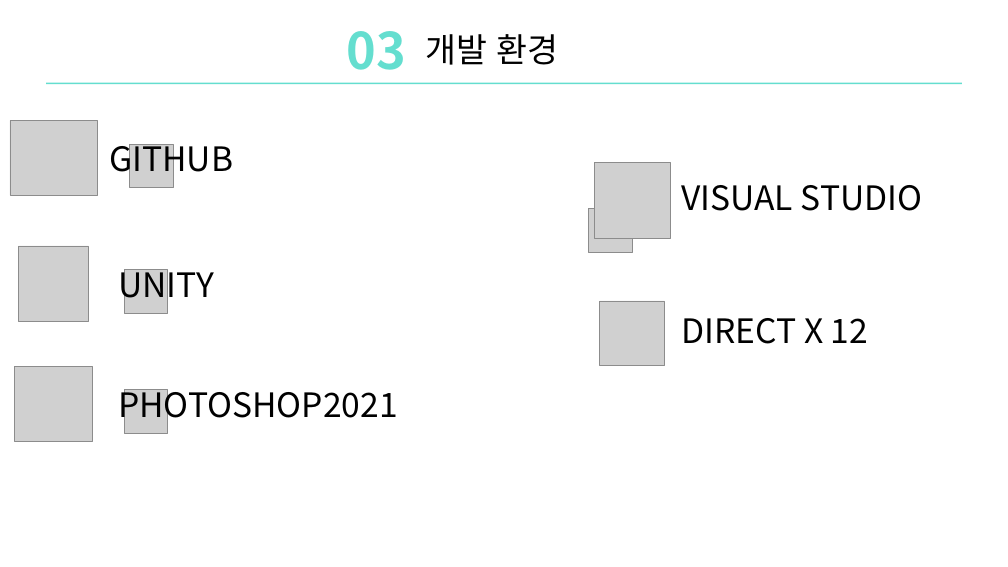
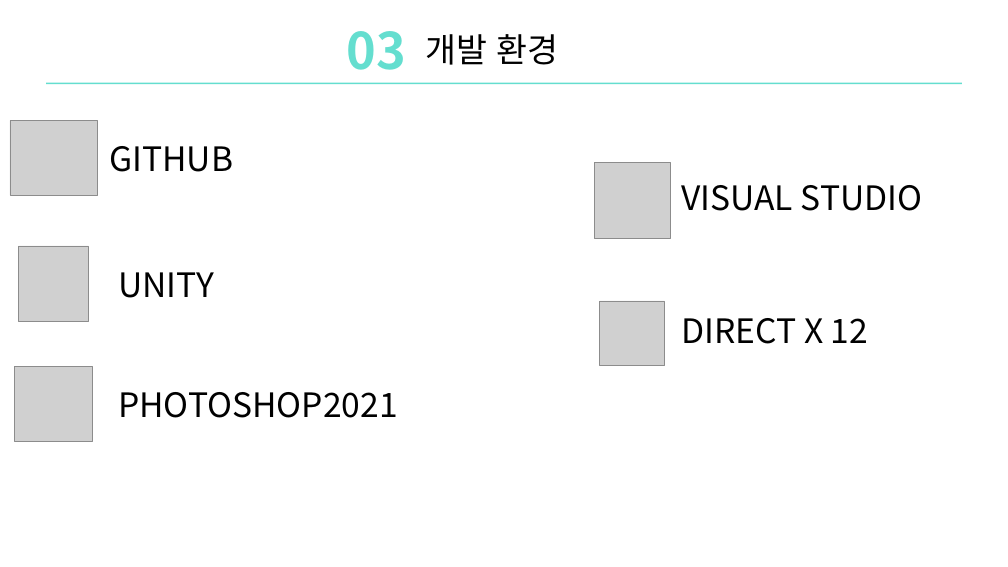
Before and after one commit to DoHanK/COLONY, a slide deck: slide 12 of 기획서/Colony_ppt발표.pptx. Drawn at 1008x567 pixels with LibreOffice and Linux fonts; fonts in the diff are those of the drawing; grey boxes stand for pictures. Boxes give left, top, right and bottom in pixels: in the first picture for what was removed or moved away, otherwise in the second. Text is boxed around its words. In the diff, an @@ line names an element or a change of style, - is before the commit and + after.

```diff
--- a/기획서/Colony_ppt발표.pptx
+++ b/기획서/Colony_ppt발표.pptx
@@ picture removed at <box>129,144,172,188</box> @@
@@ picture removed at <box>589,209,632,252</box> @@
@@ picture removed at <box>124,270,167,313</box> @@
@@ picture removed at <box>124,390,167,433</box> @@
```
Also in this commit, not shown: 8 other slides changed, 2 other files.
